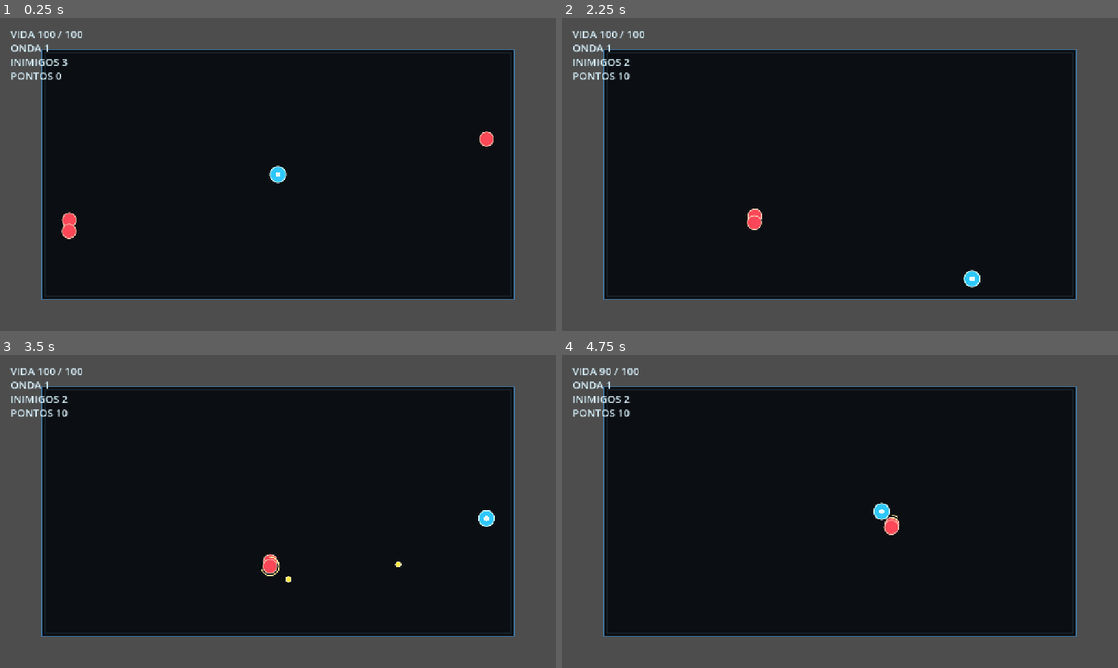
Above: before the commit, frames 1-4 (two rows, left to right).
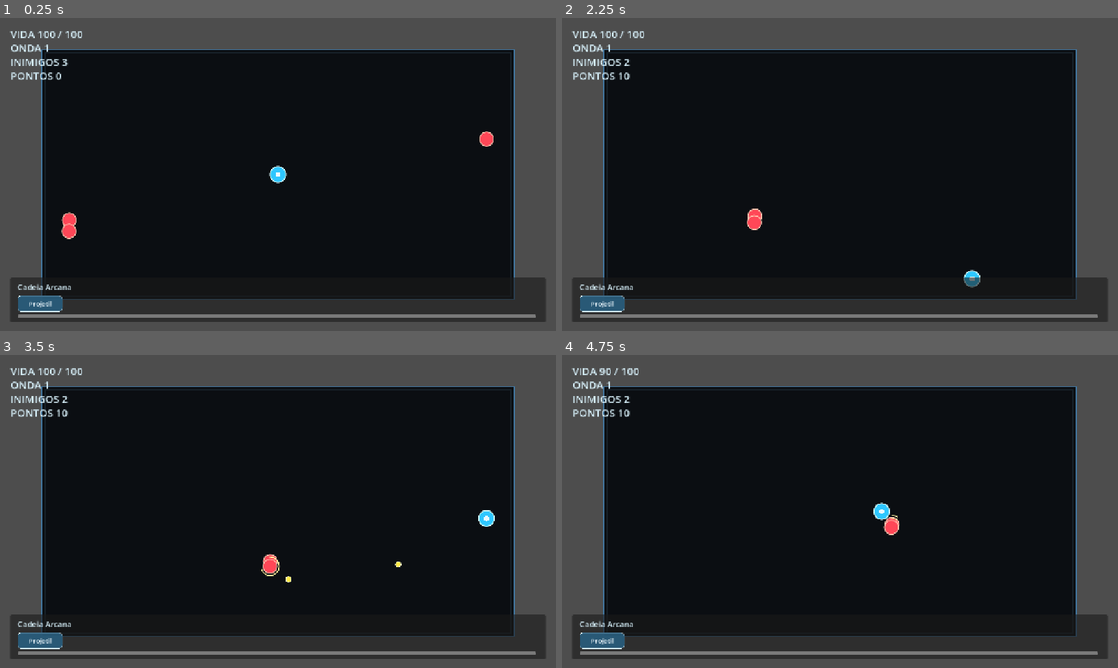
Above: after the commit, the same moments.

Repository: Gustavo-Wallace/nodecaster-arena
Game: Godot game, scene res://scenes/game/game.tscn
The game is run twice, just before and just after one commit, with the same random seed, the same clock (stepped at 60 frames per second) and the same inputs.
Inputs:
- Up to frame 1 (0.25 s): no input
- Up to frame 2 (2.25 s): hold D 0.53-1.28 s; hold S 1.28-2.03 s; hold D from 2.03 s (still down)
- Up to frame 3 (3.5 s): release D at 2.78 s; hold W from 2.78 s (still down)
- Up to frame 4 (4.75 s): release W at 3.53 s; hold A from 3.53 s (still down)

The runs differ from the first frame. In frame 1, 7.9% of the frame differs, in the area x 2-98%, y 82-98%; in frame 2, 8.0%; in frame 3, 7.9%; in frame 4, 7.9%.

Commit message:
exibe cadeia inicial de nós de feitiço

Diff:
--- /dev/null
+++ b/scenes/ui/spell_chain_panel.tscn
@@ -0,0 +1,46 @@
+[gd_scene load_steps=2 format=3]
+
+[ext_resource type="Script" path="res://scripts/ui/spell_chain_panel.gd" id="1_i5y2r"]
+
+[node name="SpellChainPanel" type="Control"]
+layout_mode = 3
+anchor_top = 1.0
+anchor_right = 1.0
+anchor_bottom = 1.0
+offset_left = 24.0
+offset_top = -122.0
+offset_right = -24.0
+offset_bottom = -20.0
+grow_horizontal = 2
+grow_vertical = 0
+mouse_filter = 2
+script = ExtResource("1_i5y2r")
+
+[node name="Panel" type="Panel" parent="."]
+layout_mode = 1
+anchors_preset = 15
+anchor_right = 1.0
+anchor_bottom = 1.0
+grow_horizontal = 2
+grow_vertical = 2
+
+[node name="TitleLabel" type="Label" parent="Panel"]
+layout_mode = 0
+offset_left = 16.0
+offset_top = 8.0
+offset_right = 230.0
+offset_bottom = 34.0
+text = "Cadeia Arcana"
+
+[node name="ScrollContainer" type="ScrollContainer" parent="Panel"]
+layout_mode = 0
+offset_left = 16.0
+offset_top = 40.0
+offset_right = 1210.0
+offset_bottom = 92.0
+horizontal_scroll_mode = 2
+vertical_scroll_mode = 0
+
+[node name="NodeRow" type="HBoxContainer" parent="Panel/ScrollContainer"]
+layout_mode = 2
+theme_override_constants/separation = 4
--- a/scripts/game/game.gd
+++ b/scripts/game/game.gd
@@ -7,6 +7,7 @@
 const BASIC_PROJECTILE_SCENE := preload("res://scenes/projectiles/basic_projectile.tscn")
 const GAME_HUD_SCENE := preload("res://scenes/ui/game_hud.tscn")
 const UPGRADE_PANEL_SCENE := preload("res://scenes/ui/upgrade_panel.tscn")
+const SPELL_CHAIN_PANEL_SCENE := preload("res://scenes/ui/spell_chain_panel.tscn")
 
 @export var arena_position: Vector2 = Vector2(96.0, 72.0)
 @export var arena_size: Vector2 = Vector2(1088.0, 576.0)
@@ -30,10 +31,12 @@
 var player: Node2D
 var hud: Control
 var upgrade_panel: Control
+var spell_chain_panel: Control
 var enemies: Array[Node2D] = []
 var arena_rect: Rect2
 var current_wave: int = 0
 var score: int = 0
+var spell_chain_nodes: Array[Dictionary] = []
 var _auto_fire_timer: Timer
 var _is_restarting: bool = false
 var _wave_in_progress: bool = false
@@ -45,6 +48,7 @@
 func _ready() -> void:
 	_rng.randomize()
 	_available_upgrades = _create_upgrade_data()
+	spell_chain_nodes = [_create_base_spell_node()]
 	arena_rect = Rect2(arena_position, arena_size)
 
 	_spawn_player()
@@ -78,6 +82,10 @@
 	hud = GAME_HUD_SCENE.instantiate() as Control
 	hud_layer.add_child(hud)
 	hud.call("bind_player", player)
+
+	spell_chain_panel = SPELL_CHAIN_PANEL_SCENE.instantiate() as Control
+	hud_layer.add_child(spell_chain_panel)
+	spell_chain_panel.call("set_chain_nodes", spell_chain_nodes)
 
 	upgrade_panel = UPGRADE_PANEL_SCENE.instantiate() as Control
 	hud_layer.add_child(upgrade_panel)
@@ -319,6 +327,7 @@
 
 func _on_upgrade_selected(upgrade: Dictionary) -> void:
 	_apply_upgrade(upgrade)
+	_add_spell_node_from_upgrade(upgrade)
 	_reward_open = false
 	hud.call("set_wave_message", "Proxima onda...")
 	get_tree().create_timer(wave_interval).timeout.connect(_start_next_wave)
@@ -326,28 +335,54 @@
 
 func _apply_upgrade(upgrade: Dictionary) -> void:
 	var upgrade_id := str(upgrade.get("id", ""))
+	var values = upgrade.get("values", {})
 
 	match upgrade_id:
 		"arcane_damage":
-			projectile_damage += 4
+			projectile_damage += int(values.get("damage_bonus", 4))
 		"unstable_cadence":
-			auto_fire_interval = maxf(auto_fire_interval * 0.88, min_auto_fire_interval)
+			auto_fire_interval = maxf(auto_fire_interval * float(values.get("interval_multiplier", 0.88)), min_auto_fire_interval)
 			if is_instance_valid(_auto_fire_timer):
 				_auto_fire_timer.wait_time = auto_fire_interval
 		"light_core":
 			if is_instance_valid(player):
 				var current_speed = player.get("speed")
 				if current_speed != null:
-					player.set("speed", float(current_speed) + 35.0)
+					player.set("speed", float(current_speed) + float(values.get("speed_bonus", 35.0)))
 		"energy_shell":
 			if is_instance_valid(player) and player.has_method("increase_max_health"):
-				player.call("increase_max_health", 20, 12)
+				player.call("increase_max_health", int(values.get("max_health_bonus", 20)), int(values.get("heal_amount", 12)))
 		"swift_projectile":
-			projectile_speed += 80.0
+			projectile_speed += float(values.get("projectile_speed_bonus", 80.0))
 		"initial_fragmentation":
-			projectile_count = mini(projectile_count + 1, max_projectile_count)
+			projectile_count = mini(projectile_count + int(values.get("projectile_count_bonus", 1)), max_projectile_count)
 		"piercing":
-			projectile_pierce += 1
+			projectile_pierce += int(values.get("pierce_bonus", 1))
+
+
+func _add_spell_node_from_upgrade(upgrade: Dictionary) -> void:
+	var spell_node := {
+		"id": str(upgrade.get("id", "")),
+		"name": str(upgrade.get("name", "Upgrade")),
+		"category": str(upgrade.get("category", "projectile")),
+		"node_label": str(upgrade.get("node_label", upgrade.get("name", "Upgrade"))),
+		"effect_type": str(upgrade.get("effect_type", "")),
+	}
+
+	spell_chain_nodes.append(spell_node)
+
+	if is_instance_valid(spell_chain_panel):
+		spell_chain_panel.call("add_node", spell_node)
+
+
+func _create_base_spell_node() -> Dictionary:
+	return {
+		"id": "base_projectile",
+		"name": "Projetil",
+		"category": "base",
+		"node_label": "Projetil",
+		"effect_type": "base_projectile",
+	}
 
 
 func _create_upgrade_data() -> Array[Dictionary]:
@@ -356,36 +391,79 @@
 			"id": "arcane_damage",
 			"name": "Dano Arcano",
 			"description": "+4 de dano nos projeteis.",
+			"category": "power",
+			"effect_type": "projectile_damage",
+			"node_label": "Dano",
+			"values": {
+				"damage_bonus": 4,
+			},
 		},
 		{
 			"id": "unstable_cadence",
 			"name": "Cadencia Instavel",
 			"description": "Disparos automaticos 12% mais rapidos.",
+			"category": "rhythm",
+			"effect_type": "fire_interval",
+			"node_label": "Cadencia",
+			"values": {
+				"interval_multiplier": 0.88,
+			},
 		},
 		{
 			"id": "light_core",
 			"name": "Nucleo Leve",
 			"description": "+35 de velocidade de movimento.",
+			"category": "body",
+			"effect_type": "player_speed",
+			"node_label": "Nucleo",
+			"values": {
+				"speed_bonus": 35.0,
+			},
 		},
 		{
 			"id": "energy_shell",
 			"name": "Casca Energetica",
 			"description": "+20 de vida maxima e cura 12.",
+			"category": "body",
+			"effect_type": "player_health",
+			"node_label": "Casca",
+			"values": {
+				"max_health_bonus": 20,
+				"heal_amount": 12,
+			},
 		},
 		{
 			"id": "swift_projectile",
 			"name": "Projetil Veloz",
 			"description": "+80 de velocidade dos projeteis.",
+			"category": "projectile",
+			"effect_type": "projectile_speed",
+			"node_label": "Velocidade",
+			"values": {
+				"projectile_speed_bonus": 80.0,
+			},
 		},
 		{
 			"id": "initial_fragmentation",
 			"name": "Fragmentacao Inicial",
 			"description": "+1 projetil por disparo, em leque.",
+			"category": "projectile",
+			"effect_type": "projectile_count",
+			"node_label": "Fragmenta",
+			"values": {
+				"projectile_count_bonus": 1,
+			},
 		},
 		{
 			"id": "piercing",
 			"name": "Perfuracao",
 			"description": "Projeteis atravessam +1 inimigo.",
+			"category": "projectile",
+			"effect_type": "projectile_pierce",
+			"node_label": "Perfura",
+			"values": {
+				"pierce_bonus": 1,
+			},
 		},
 	]
 
--- /dev/null
+++ b/scripts/ui/spell_chain_panel.gd
@@ -0,0 +1,99 @@
+extends Control
+
+@onready var title_label: Label = $Panel/TitleLabel
+@onready var node_row: HBoxContainer = $Panel/ScrollContainer/NodeRow
+
+var _nodes: Array[Dictionary] = []
+
+
+func _ready() -> void:
+	mouse_filter = Control.MOUSE_FILTER_IGNORE
+	title_label.add_theme_color_override("font_color", Color(0.86, 0.96, 1.0))
+	title_label.add_theme_font_size_override("font_size", 18)
+
+
+func set_chain_nodes(nodes: Array[Dictionary]) -> void:
+	_nodes.clear()
+	for node_data in nodes:
+		_nodes.append(node_data.duplicate(true))
+
+	_rebuild_nodes()
+
+
+func add_node(node_data: Dictionary) -> void:
+	_nodes.append(node_data)
+	_rebuild_nodes()
+
+
+func _rebuild_nodes() -> void:
+	for child in node_row.get_children():
+		child.queue_free()
+
+	for index in range(_nodes.size()):
+		if index > 0:
+			node_row.add_child(_create_connector_label())
+
+		node_row.add_child(_create_node_card(_nodes[index]))
+
+
+func _create_node_card(node_data: Dictionary) -> PanelContainer:
+	var card := PanelContainer.new()
+	card.custom_minimum_size = Vector2(104.0, 38.0)
+	card.add_theme_stylebox_override("panel", _create_node_style(str(node_data.get("category", "projectile"))))
+
+	var label := Label.new()
+	label.text = str(node_data.get("node_label", node_data.get("name", "No")))
+	label.horizontal_alignment = HORIZONTAL_ALIGNMENT_CENTER
+	label.vertical_alignment = VERTICAL_ALIGNMENT_CENTER
+	label.clip_text = true
+	label.add_theme_color_override("font_color", Color(0.94, 0.98, 1.0))
+	label.add_theme_font_size_override("font_size", 15)
+	card.add_child(label)
+
+	return card
+
+
+func _create_connector_label() -> Label:
+	var connector := Label.new()
+	connector.text = "->"
+	connector.custom_minimum_size = Vector2(28.0, 38.0)
+	connector.horizontal_alignment = HORIZONTAL_ALIGNMENT_CENTER
+	connector.vertical_alignment = VERTICAL_ALIGNMENT_CENTER
+	connector.add_theme_color_override("font_color", Color(0.52, 0.76, 0.92))
+	connector.add_theme_font_size_override("font_size", 18)
+	return connector
+
+
+func _create_node_style(category: String) -> StyleBoxFlat:
+	var style := StyleBoxFlat.new()
+	style.bg_color = _get_category_color(category)
+	style.border_color = Color(0.88, 0.96, 1.0, 0.75)
+	style.border_width_left = 1
+	style.border_width_top = 1
+	style.border_width_right = 1
+	style.border_width_bottom = 1
+	style.corner_radius_top_left = 8
+	style.corner_radius_top_right = 8
+	style.corner_radius_bottom_left = 8
+	style.corner_radius_bottom_right = 8
+	style.set_content_margin(SIDE_LEFT, 10.0)
+	style.set_content_margin(SIDE_RIGHT, 10.0)
+	style.set_content_margin(SIDE_TOP, 6.0)
+	style.set_content_margin(SIDE_BOTTOM, 6.0)
+	return style
+
+
+func _get_category_color(category: String) -> Color:
+	match category:
+		"base":
+			return Color(0.16, 0.36, 0.48, 0.94)
+		"power":
+			return Color(0.62, 0.16, 0.24, 0.94)
+		"rhythm":
+			return Color(0.48, 0.28, 0.72, 0.94)
+		"body":
+			return Color(0.20, 0.50, 0.36, 0.94)
+		"projectile":
+			return Color(0.58, 0.42, 0.12, 0.94)
+		_:
+			return Color(0.28, 0.34, 0.42, 0.94)
Not shown, added: scripts/ui/spell_chain_panel.gd.uid
